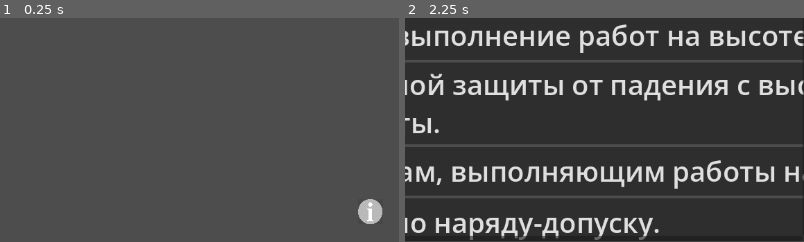
Above: before the commit, frames 1-2 (left to right).
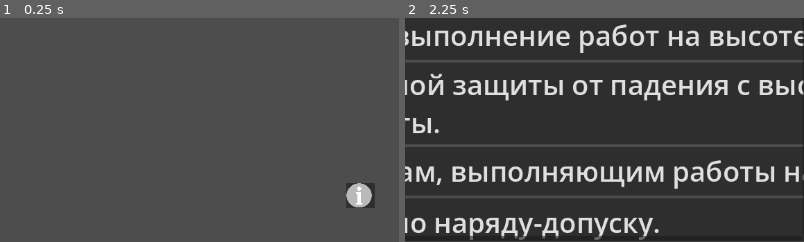
Above: after the commit, the same moments.

Repository: MV1312/labor_protection
Game: Godot game, scene res://scenes/main.tscn
Same seed, same stepped clock (60 frames per second), same inputs: the game is played once before the commit and once after it.
Inputs (mouse positions are % of the whole screen's width and height, from its top left):
- Up to frame 1 (0.25 s): no input
- Up to frame 2 (2.25 s): click "I гр." at 0.5 s; click (96, 93) at 1.25 s, where only the run before the commit has a clickable "i"; click "II гр." at 2 s
The pictures show only the part of the screen within x 50-100%, y 50-100%; the shares and areas given below are measured in that part.

The runs differ from the first frame. In frame 1, 1.2% of the frame differs, in the area x 86-96%, y 73-92%; in frame 2, nothing differs.

Commit message:
Removing unnecessary items and linking the button with information to the main menu.

Diff:
--- a/scenes/info_dialog.tscn
+++ /dev/null
@@ -1,25 +0,0 @@
-[gd_scene format=3 uid="uid://cfirook1po6w6"]
-
-[node name="InfoDialog" type="AcceptDialog" unique_id=1413302711]
-oversampling_override = 1.0
-position = Vector2i(0, 36)
-size = Vector2i(5819, 548)
-dialog_text = "О приложении
-
-«Тест-драйв знаний» — простые вопросы с ответами.
-
-Как пользоваться:
-На экране — список квалификационных груп, при нажатии на одну из груп появляются вопросы в виде кнопок.
-Нажмите на любой вопрос — моментально увидите правильный ответ. Листайте вниз для новых вопросов.
-
-Для кого:
-Для тех, кто хочет проверить себя по теме: охрана труда при выполнении работ на высоте
-
-Важно!!!
-✔ Приложение работает полностью офлайн.
-✔ Никаких персональных данных не собирает.
-✔ Не требует доступа к контактам, камере или звонкам.
-✔ Создано физическим лицом — гражданином Республики Беларусь.
-
-
-Отдельная благодарность, при создании приложения, семье Астапова Д.Э."
--- a/scenes/info_overlay.tscn
+++ b/scenes/info_overlay.tscn
@@ -1,7 +1,7 @@
 [gd_scene format=3 uid="uid://bwenv0ecyp8b2"]
 
 [ext_resource type="Texture2D" uid="uid://bbnsan6cf8h88" path="res://image /Info-Button.png" id="1_0q13e"]
-[ext_resource type="Script" uid="uid://b0gcvje2fqhld" path="res://scenes/info_overlay.gd" id="1_sxi83"]
+[ext_resource type="Script" uid="uid://b0gcvje2fqhld" path="res://scripts/info_overlay.gd" id="1_sxi83"]
 
 [sub_resource type="StyleBoxFlat" id="StyleBoxFlat_e5ydw"]
 bg_color = Color(0, 0, 0, 0.882)
--- a/scenes/main.tscn
+++ b/scenes/main.tscn
@@ -3,9 +3,7 @@
 [ext_resource type="Script" uid="uid://itohrynbum5e" path="res://scripts/rich_text_label.gd" id="1_0wfyh"]
 [ext_resource type="Script" uid="uid://berxmgr0j1k4o" path="res://scripts/rich_text_label_2.gd" id="1_o5qli"]
 [ext_resource type="Script" uid="uid://eotr7xmfbr35" path="res://scripts/main.gd" id="1_sugp2"]
-[ext_resource type="Script" uid="uid://bq761iqbgxs6r" path="res://scripts/info.gd" id="4_jyhfs"]
-[ext_resource type="Texture2D" uid="uid://bbnsan6cf8h88" path="res://image /Info-Button.png" id="4_tbgi4"]
-[ext_resource type="PackedScene" uid="uid://cfirook1po6w6" path="res://scenes/info_dialog.tscn" id="5_tbgi4"]
+[ext_resource type="PackedScene" uid="uid://bwenv0ecyp8b2" path="res://scenes/info_overlay.tscn" id="5_tbgi4"]
 
 [sub_resource type="StyleBoxFlat" id="StyleBoxFlat_0wfyh"]
 bg_color = Color(0.38109186, 0.38109186, 0.38109186, 1)
@@ -27,9 +25,6 @@
 corner_radius_top_right = 30
 corner_radius_bottom_right = 30
 corner_radius_bottom_left = 30
-
-[sub_resource type="StyleBoxFlat" id="StyleBoxFlat_tbgi4"]
-bg_color = Color(0.27823344, 0.2782335, 0.2782334, 1)
 
 [node name="Control_main" type="Control" unique_id=1838972906]
 layout_mode = 3
@@ -150,25 +145,6 @@
 text = " III гр. "
 metadata/_edit_lock_ = true
 
-[node name="Info" type="Button" parent="." unique_id=77717392]
-layout_mode = 1
-anchors_preset = -1
-anchor_left = 0.94900006
-anchor_top = 0.90400004
-anchor_right = 0.98
-anchor_bottom = 0.961
-offset_left = -0.24804688
-offset_top = 0.20800781
-offset_right = 476.04004
-offset_bottom = 463.27197
-scale = Vector2(0.07034562, 0.07290954)
-theme_override_font_sizes/font_size = 29
-theme_override_styles/normal = SubResource("StyleBoxFlat_tbgi4")
-text = "i"
-icon = ExtResource("4_tbgi4")
-script = ExtResource("4_jyhfs")
-metadata/_edit_lock_ = true
-
-[node name="InfoDialog" parent="." unique_id=1413302711 instance=ExtResource("5_tbgi4")]
+[node name="InfoOverlay" parent="." unique_id=419437678 instance=ExtResource("5_tbgi4")]
 
 [connection signal="pressed" from="Button2" to="." method="_on_button_2_pressed"]
--- a/scripts/info.gd
+++ /dev/null
@@ -1,4 +0,0 @@
-extends Button
-
-func _on_about_button_pressed() -> void:
-	$InfoDialog.popup_centered()  # Покажет окно по центру экрана
Not shown, removed: scripts/info.gd.uid
Renamed: scenes/info_overlay.gd -> scripts/info_overlay.gd
Renamed: scenes/info_overlay.gd.uid -> scripts/info_overlay.gd.uid
Not shown, changed: release/OT.apk
